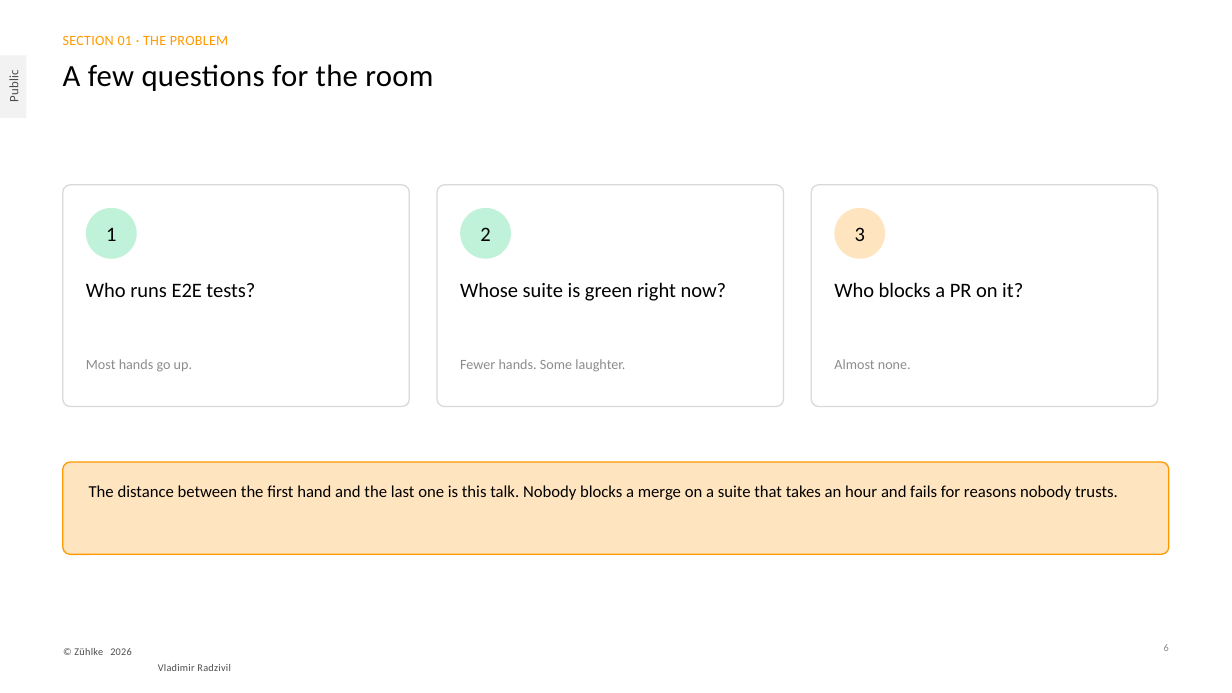
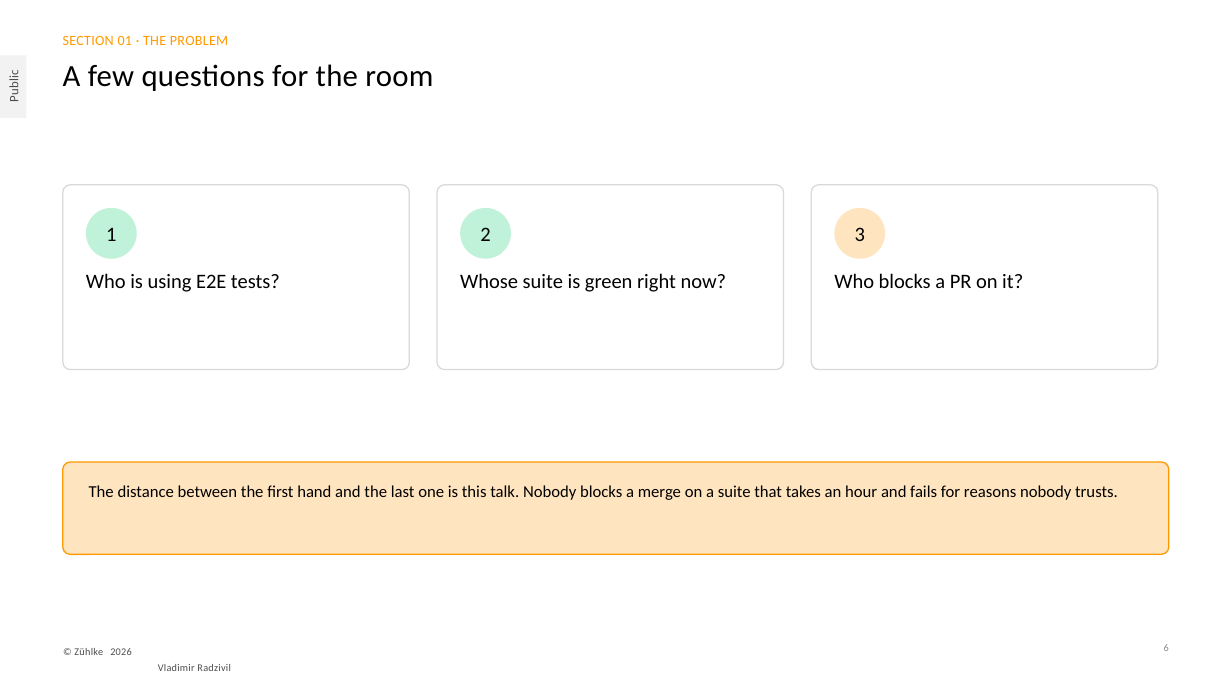
Before and after one commit to radzivil/nx-scaling-e2e-tests-with-atomizer, a slide deck: slide 6 of talk/Scaling-E2E-Tests-with-Nx-Zuhlke.pptx. Drawn at 1232x693 pixels with LibreOffice and Linux fonts; fonts in the diff are those of the drawing. Boxes give left, top, right and bottom in pixels: in the first picture for what was removed or moved away, otherwise in the second. Text is boxed around its words. In the diff, an @@ line names an element or a change of style, - is before the commit and + after.

```diff
--- a/talk/Scaling-E2E-Tests-with-Nx-Zuhlke.pptx
+++ b/talk/Scaling-E2E-Tests-with-Nx-Zuhlke.pptx
@@ rounded rectangle: place and size @@
-rounded rectangle at (63, 185, 409, 407)
+rounded rectangle at (63, 185, 409, 370)
@@ rounded rectangle: place and size @@
-rounded rectangle at (437, 185, 784, 407)
+rounded rectangle at (437, 185, 784, 370)
@@ proportions changed in 3 elements at (63, 185, 409, 370), (437, 185, 784, 370), (811, 185, 1158, 370) @@
@@ rounded rectangle: place and size @@
-rounded rectangle at (811, 185, 1158, 407)
+rounded rectangle at (811, 185, 1158, 370)
@@ text "Whose suite is green right ...": place and size @@
-text "Whose suite is green right ..." at (460, 282, 727, 301)
+text "Whose suite is green right ..." at (460, 273, 727, 292)
@@ text "Who blocks a PR on ...": place and size @@
-text "Who blocks a PR on ..." at (834, 282, 1023, 297)
+text "Who blocks a PR on ..." at (834, 273, 1023, 288)
@@ text at (86, 273, 280, 292): text changed @@
-Who runs E2E tests?
+Who is using E2E tests?
@@ text removed at (86, 359, 192, 372) @@
-Most hands go up.
@@ text removed at (460, 359, 625, 372) @@
-Fewer hands. Some laughter.
@@ text removed at (834, 359, 911, 369) @@
-Almost none.
```
Also in this commit, not shown: 2 other slides changed, 3 other files.
